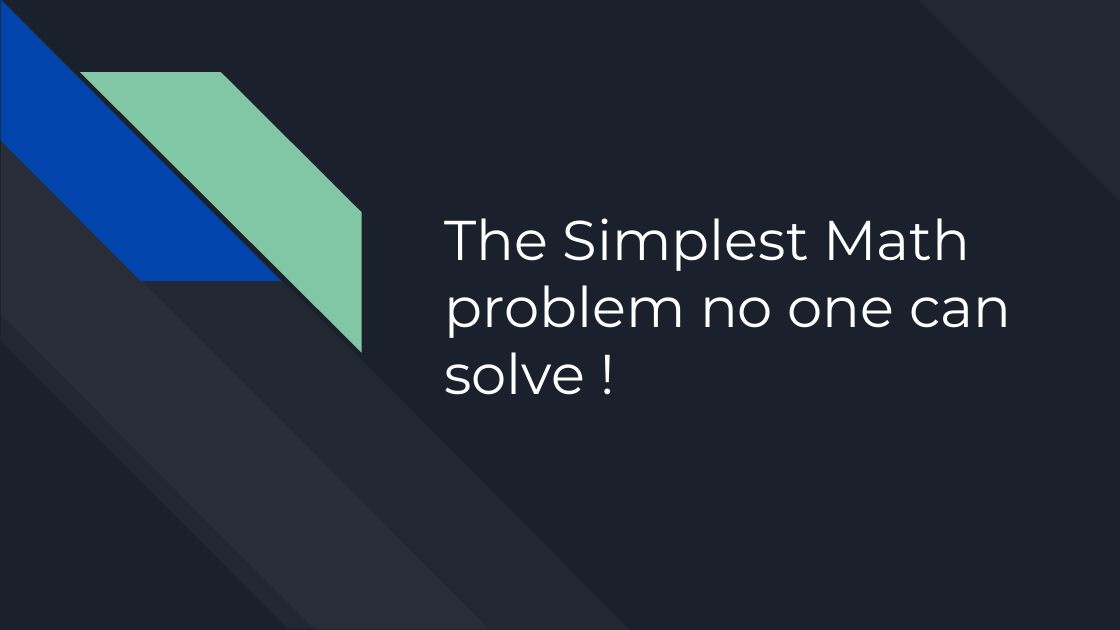
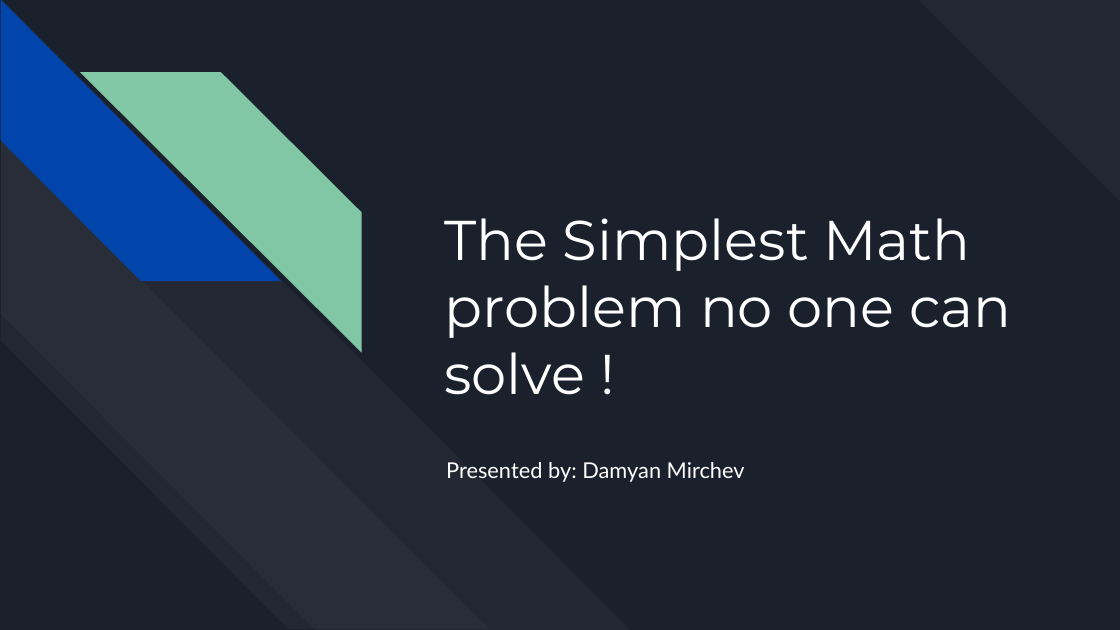
Before and after one commit to damyanmirchev/tnpo, a slide deck: slide 1 of docs/The Simplest Math problem no one can solve.pptx. Drawn at 1120x630 pixels with LibreOffice and Linux fonts; fonts in the diff are those of the drawing. Boxes give left, top, right and bottom in pixels: in the first picture for what was removed or moved away, otherwise in the second. Text is boxed around its words. In the diff, an @@ line names an element or a change of style, - is before the commit and + after.

```diff
--- a/docs/The Simplest Math problem no one can solve.pptx
+++ b/docs/The Simplest Math problem no one can solve.pptx
@@ text added at (x1=446, y1=462, x2=745, y2=482), 14 pt, text #FFFFFF @@
+Presented by: Damyan Mirchev
```
Also in this commit, not shown: 2 other slides changed, 1 other file.
